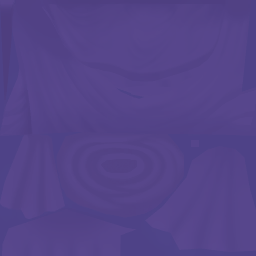
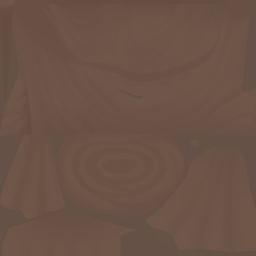
Revision of a layered w=256, h=256 image; what changed, layer by layer:
added group "10" with 3 layers above "09" over [0, 0, 256, 256]
added layer "Layer copy #3" (color, 90%) in group "10" over [0, 0, 256, 256]
added layer "Layer #3" (multiply, 80%) in group "10" over [0, 0, 256, 256]
added layer "01 copy #3" in group "10" over [0, 0, 256, 256]
hid group "09" (3 layers) over [0, 0, 256, 256]
added group "08" with 3 layers above "07" over [0, 0, 256, 256]
added layer "Layer copy #2" (color, 90%) in group "08" over [0, 0, 256, 256]
added layer "Layer #2" (multiply, 80%) in group "08" over [0, 0, 256, 256]
added layer "01 copy #2" in group "08" over [0, 0, 256, 256]
